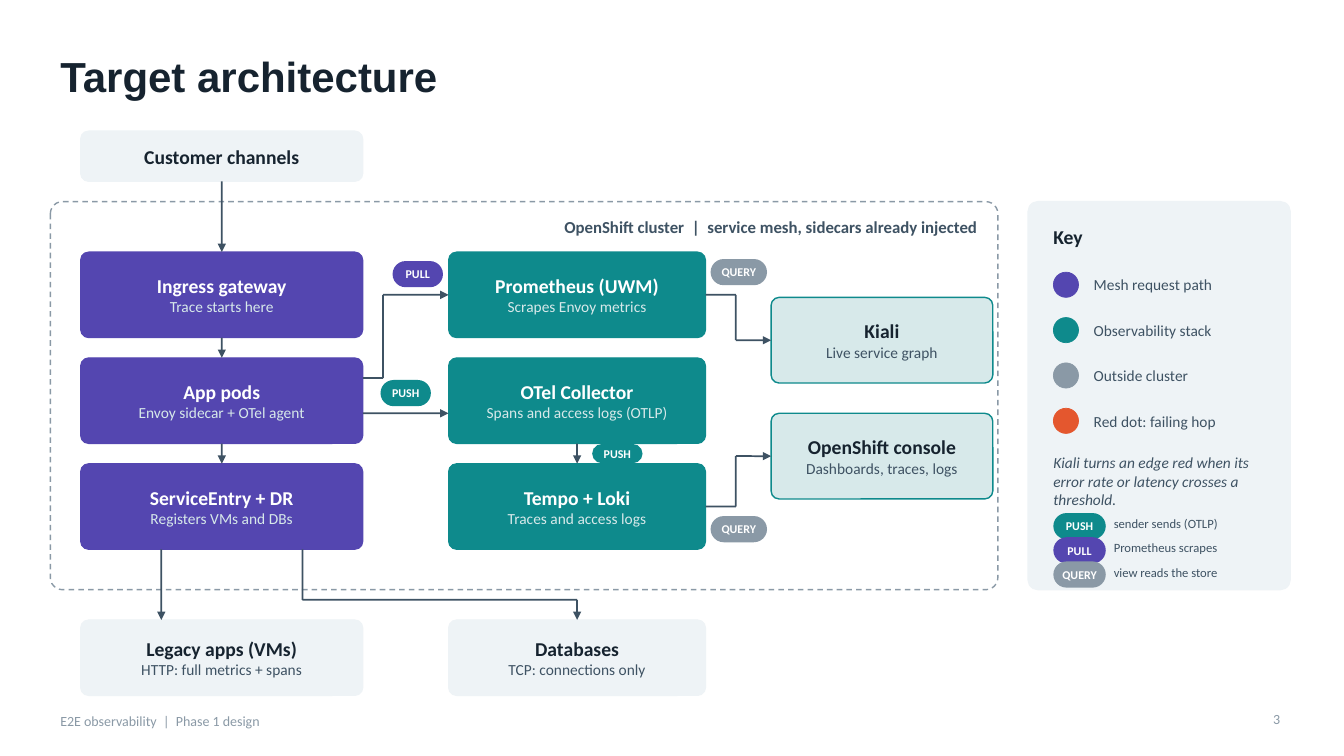
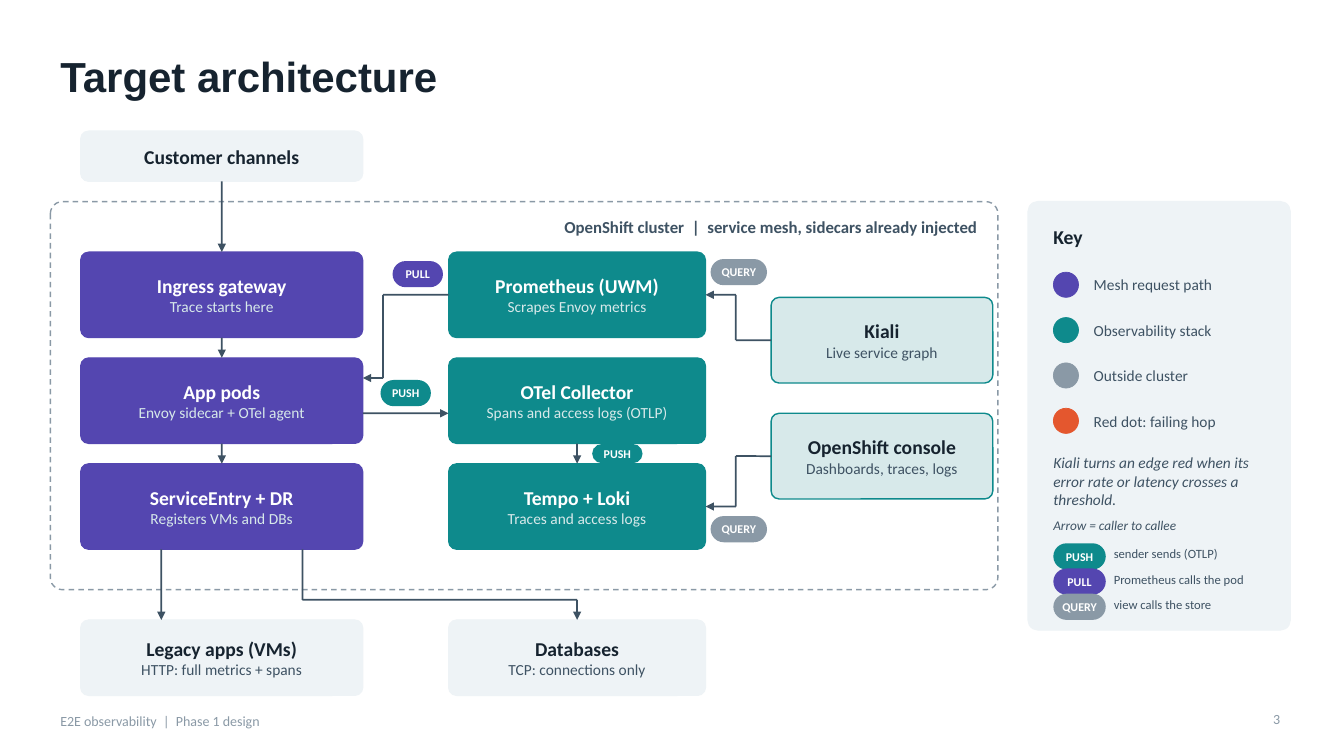
Before and after one commit to canpolatoral/monitoring-poc, a slide deck: slide 3 of docs/e2e_observability_design.pptx. Drawn at 1344x756 pixels with LibreOffice and Linux fonts; fonts in the diff are those of the drawing. Boxes give left, top, right and bottom in pixels: in the first picture for what was removed or moved away, otherwise in the second. Text is boxed around its words. In the diff, an @@ line names an element or a change of style, - is before the commit and + after.

```diff
--- a/docs/e2e_observability_design.pptx
+++ b/docs/e2e_observability_design.pptx
@@ rounded rectangle: place and size @@
-rounded rectangle at [1028, 202, 1291, 590]
+rounded rectangle at [1028, 202, 1291, 630]
@@ arrow (383, 294) - (449, 294): arrow to line @@
@@ line (706, 294) - (736, 294): line to arrow @@
@@ arrow (736, 341) - (771, 341): arrow to line @@
@@ line (363, 378) - (383, 378): line to arrow @@
@@ arrow (736, 457) - (771, 457): arrow to line @@
@@ line (706, 507) - (736, 507): line to arrow @@
@@ text added at [1053, 520, 1176, 530], 9.5 pt, text #3E5263, italic @@
+Arrow = caller to callee
@@ 3 rounded rectangles, 1 text: place and size @@
-3 rounded rectangles, 1 text at [1054, 513, 1218, 588]
+3 rounded rectangles, 1 text at [1054, 543, 1218, 620]
@@ text at [1114, 575, 1244, 586]: text changed @@
-Prometheus scrapes
+Prometheus calls the pod
@@ text at [1114, 600, 1211, 609]: text changed @@
-view reads the store
+view calls the store
```
Also in this commit, not shown: 2 other slides changed, 2 other files.
